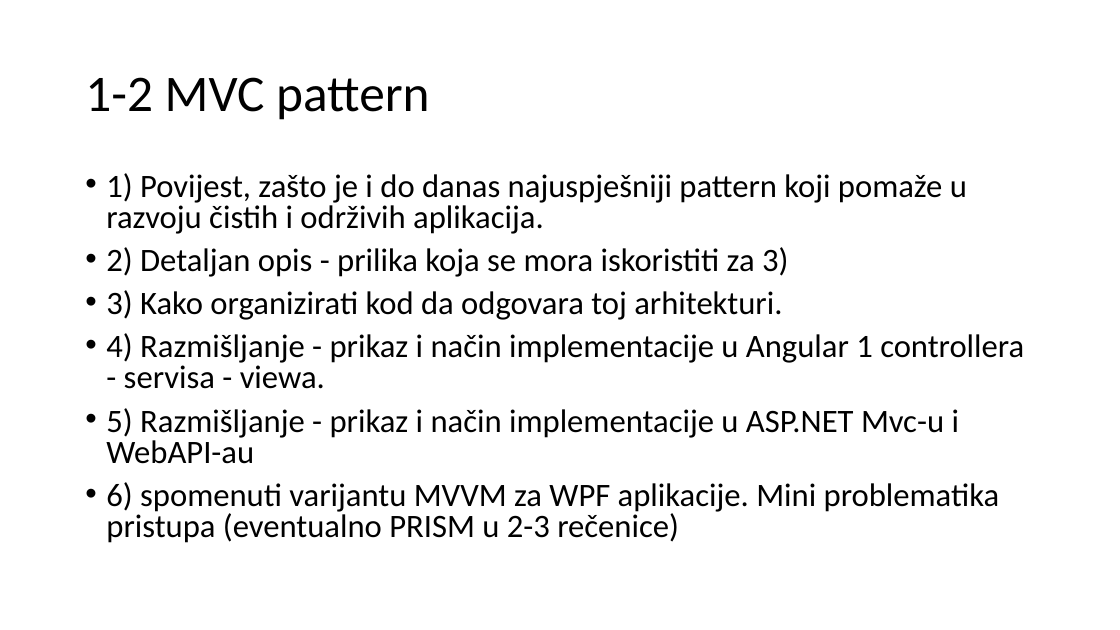
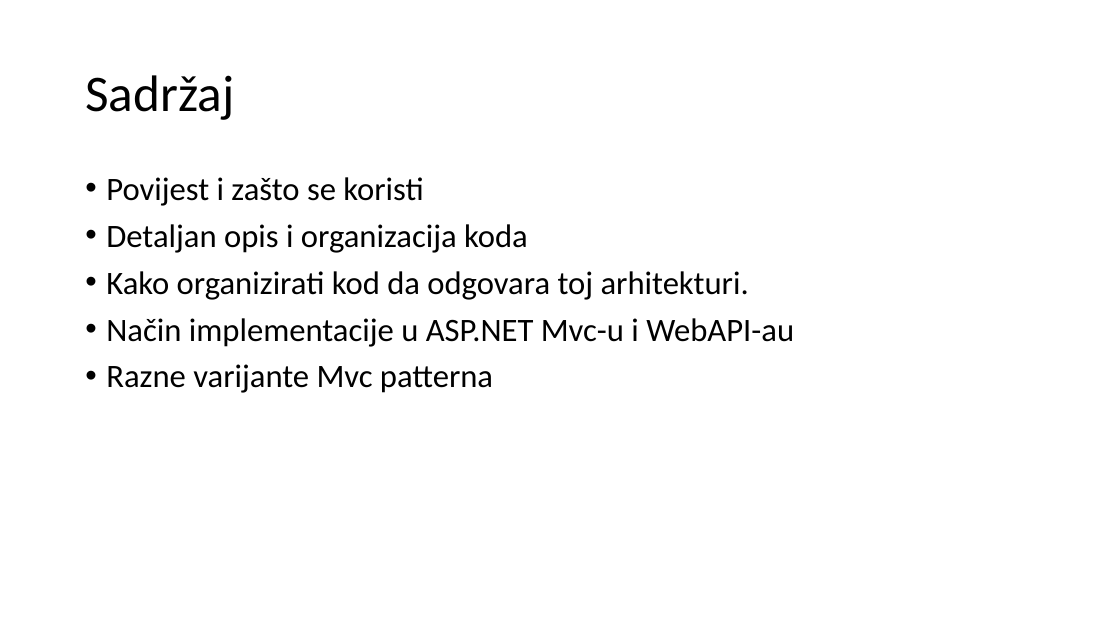
Before and after one commit to mmssniper/angular-workshop, a slide deck: slide 2 of prezentacije/1-2 Mvc pattern.pptx (slide 1 before the commit). Drawn at 1120x630 pixels with LibreOffice and Linux fonts; fonts in the diff are those of the drawing. Boxes give left, top, right and bottom in pixels: in the first picture for what was removed or moved away, otherwise in the second. Text is boxed around its words. In the diff, an @@ line names an element or a change of style, - is before the commit and + after.

```diff
--- a/prezentacije/1-2 Mvc pattern.pptx
+++ b/prezentacije/1-2 Mvc pattern.pptx
@@ title at box(85, 75, 234, 120): text changed @@
-1-2 MVC pattern
+Sadržaj
@@ text at box(106, 177, 794, 393): text changed @@
-• 1) Povijest, zašto je i do danas najuspješniji pattern koji pomaže u razvoju čistih i održivih aplikacija.
-• 2) Detaljan opis - prilika koja se mora iskoristiti za 3)
-• 3) Kako organizirati kod da odgovara toj arhitekturi.
-• 4) Razmišljanje - prikaz i način implementacije u Angular 1 controllera - servisa - viewa.
-• 5) Razmišljanje - prikaz i način implementacije u ASP.NET Mvc-u i WebAPI-au
-• 6) spomenuti varijantu MVVM za WPF aplikacije. Mini problematika pristupa (eventualno PRISM u 2-3 rečenice)
+• Povijest i zašto se koristi
+• Detaljan opis i organizacija koda
+• Kako organizirati kod da odgovara toj arhitekturi.
+• Način implementacije u ASP.NET Mvc-u i WebAPI-au
+• Razne varijante Mvc patterna
```
Also in this commit, not shown: 4 other slides changed, 6 slides added.
